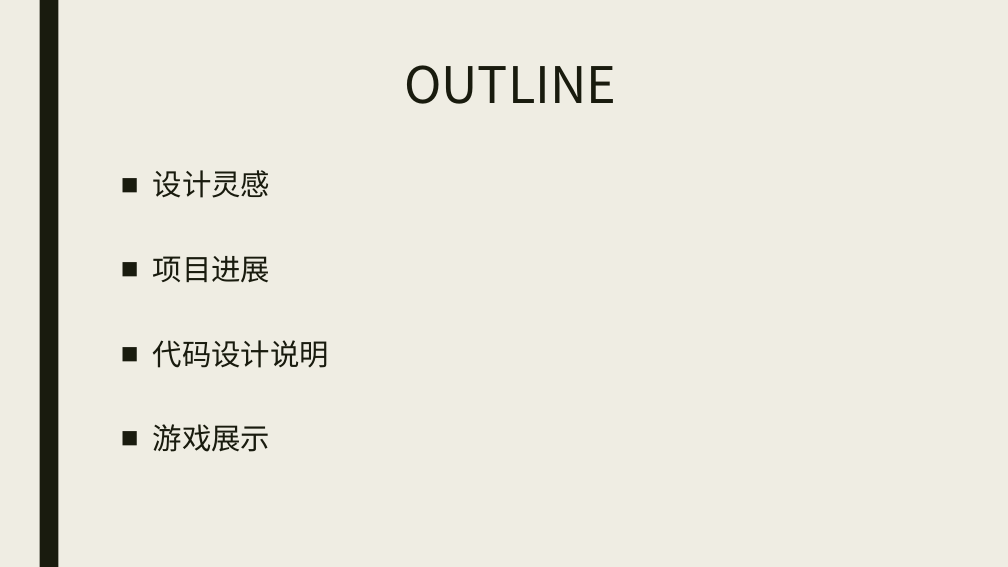
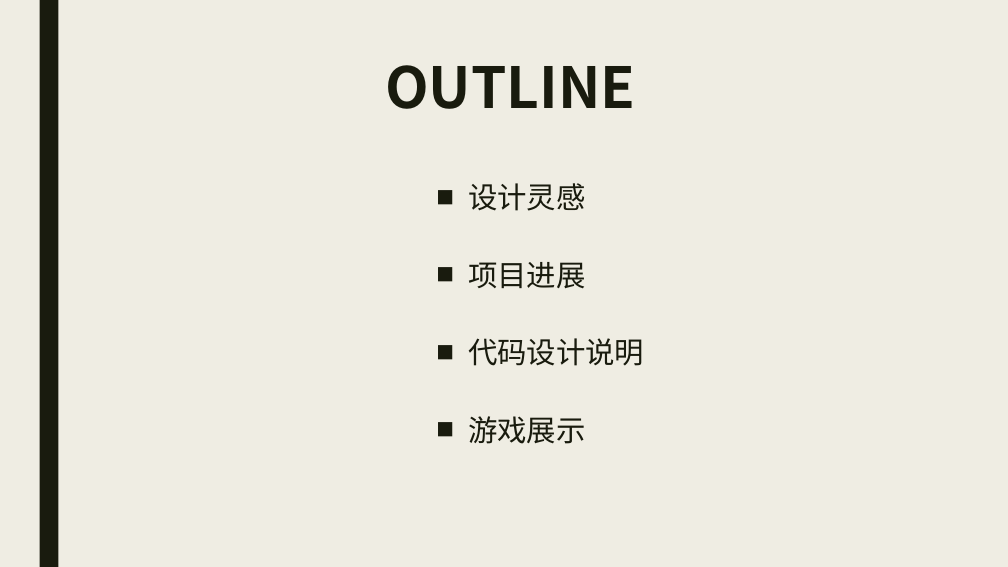
Before and after one commit to RLLDLBF/EasyGoing, a slide deck: slide 2 of Pre/游戏展示.pptx. Drawn at 1008x567 pixels with LibreOffice and Linux fonts; fonts in the diff are those of the drawing. Boxes give left, top, right and bottom in pixels: in the first picture for what was removed or moved away, otherwise in the second. Text is boxed around its words. In the diff, an @@ line names an element or a change of style, - is before the commit and + after.

```diff
--- a/Pre/游戏展示.pptx
+++ b/Pre/游戏展示.pptx
@@ title "OUTLINE" at [385,65,635,109]: size 48 to 54 pt, bold on @@
@@ text "设计灵感": place and size @@
-text "设计灵感" at [153,170,329,452]
+text "设计灵感" at [468,183,644,444]
@@ text "设计灵感" at [468,183,644,444]: line spacing 0.84 to 0.74 @@
```
Also in this commit, not shown: 10 other slides changed.
